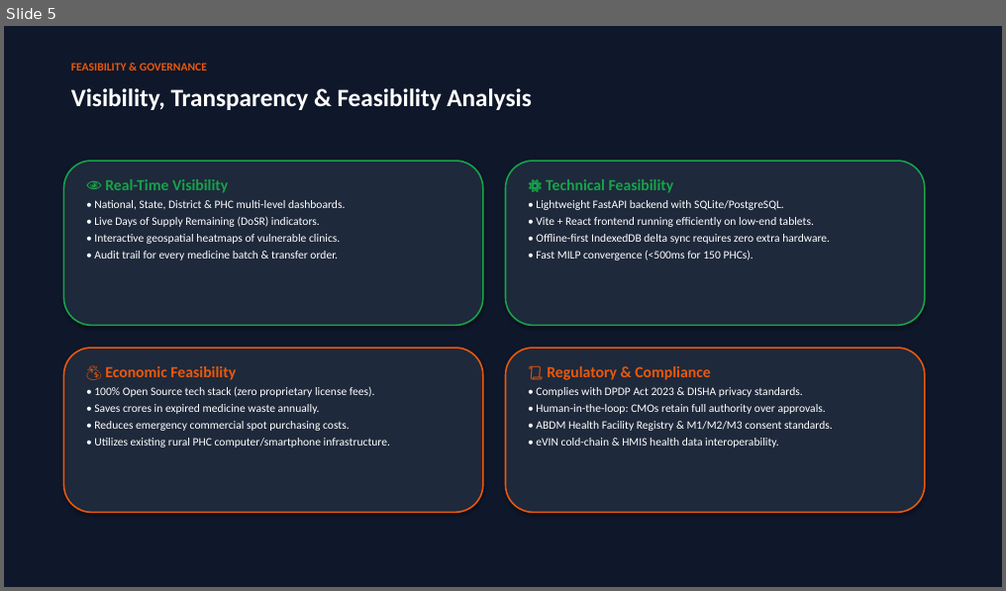
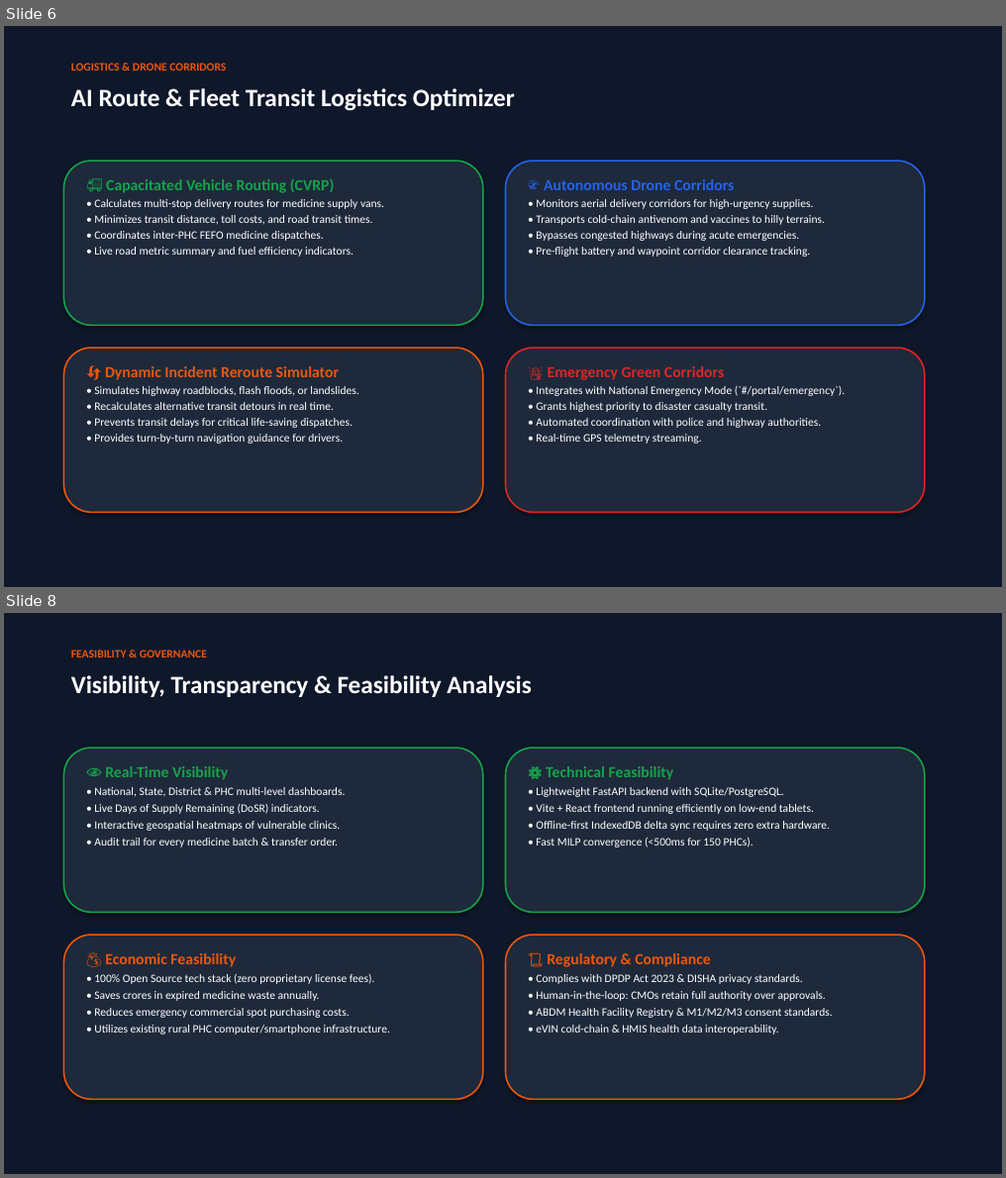
Before and after one commit to rudraa0604/Swasthya-Setu-AI, a slide deck: SwasthyaSetu_AI_Presentation.pptx. Shown one above the other, each under a label of ours: slide 5 before the commit, slides 6 and 8 after it; the slides between them are not shown. The pictures are 1006x591 and 1006x1178 pixels, drawn with LibreOffice and Linux fonts; fonts in the diff are those of the drawing. Boxes give left, top, right and bottom in pixels: in the first picture for what was removed or moved away, otherwise in the second. Text is boxed around its words. In the diff, an @@ line names an element or a change of style, - is before the commit and + after.

```diff
--- a/SwasthyaSetu_AI_Presentation.pptx
+++ b/SwasthyaSetu_AI_Presentation.pptx
@@ slide 6 added at box(4, 26, 1002, 587), background #FFFFFF @@
@@ rectangle added at box(4, 26, 1002, 587), fill #0F172A @@
@@ text added at box(71, 63, 226, 71), 11 pt, text #EA580C, bold @@
+LOGISTICS & DRONE CORRIDORS
@@ text added at box(71, 88, 515, 111), 24 pt, text #FFFFFF, bold @@
+AI Route & Fleet Transit Logistics Optimizer
@@ rounded rectangle added at box(63, 161, 483, 325), fill #1E293B, outline #16A34A 1.5 pt @@
@@ rounded rectangle added at box(506, 161, 925, 325), fill #1E293B, outline #2563EB 1.5 pt @@
@@ text added at box(94, 178, 384, 257), 11 pt, text #FFFFFF @@
+🚚 Capacitated Vehicle Routing (CVRP)
+• Calculates multi-stop delivery routes for medicine supply vans.
+• Minimizes transit distance, toll costs, and road transit times.
+• Coordinates inter-PHC FEFO medicine dispatches.
+• Live road metric summary and fuel efficiency indicators.
@@ text added at box(536, 179, 825, 257), 11 pt, text #FFFFFF @@
+🚁 Autonomous Drone Corridors
+• Monitors aerial delivery corridors for high-urgency supplies.
+• Transports cold-chain antivenom and vaccines to hilly terrains.
+• Bypasses congested highways during acute emergencies.
+• Pre-flight battery and waypoint corridor clearance tracking.
@@ rounded rectangle added at box(63, 348, 483, 513), fill #1E293B, outline #EA580C 1.5 pt @@
@@ rounded rectangle added at box(506, 348, 925, 513), fill #1E293B, outline #DC2626 1.5 pt @@
@@ text added at box(94, 367, 358, 444), 11 pt, text #FFFFFF @@
+🔄 Dynamic Incident Reroute Simulator
+• Simulates highway roadblocks, flash floods, or landslides.
+• Recalculates alternative transit detours in real time.
+• Prevents transit delays for critical life-saving dispatches.
+• Provides turn-by-turn navigation guidance for drivers.
@@ text added at box(536, 367, 845, 444), 11 pt, text #FFFFFF @@
+🚨 Emergency Green Corridors
+• Integrates with National Emergency Mode (`#/portal/emergency`).
+• Grants highest priority to disaster casualty transit.
+• Automated coordination with police and highway authorities.
+• Real-time GPS telemetry streaming.
@@ what was slide 5 is now slide 8 @@
```
Also in this commit, not shown: 7 slides changed, 2 other slides added, 4 other files.
